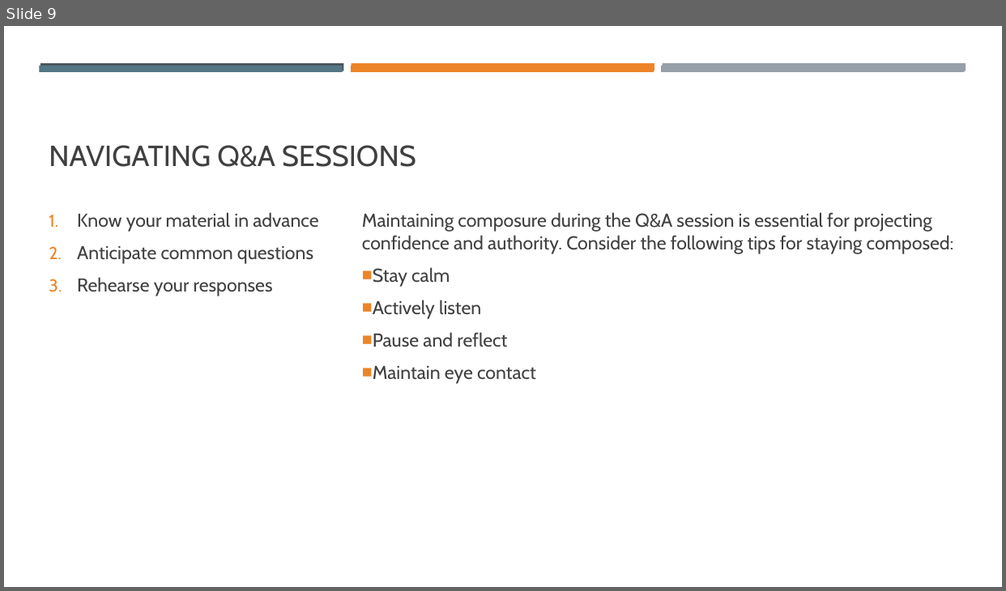
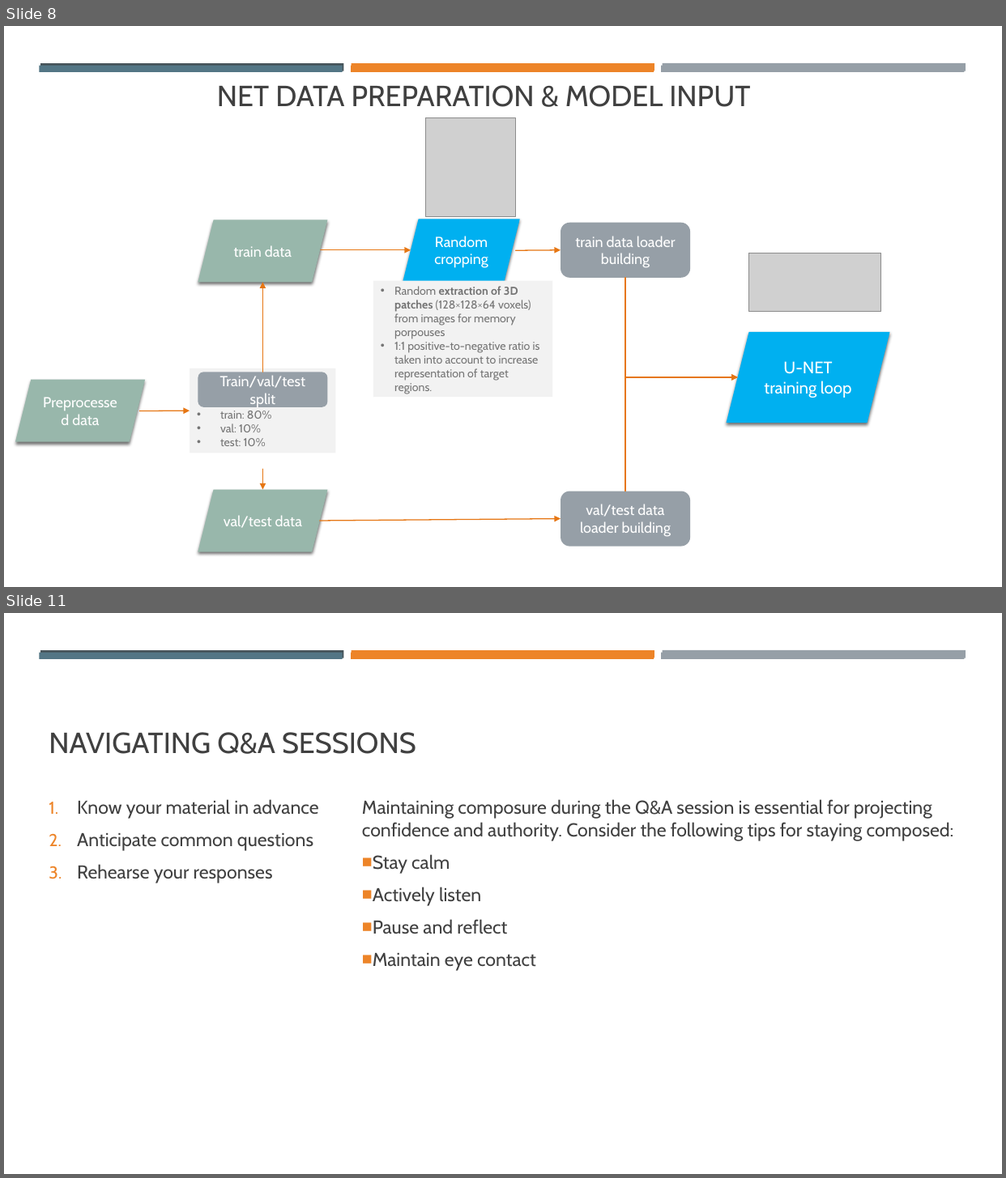
Before and after one commit to mkdib1/med_lab, a slide deck: dslab_presentation.pptx. Shown one above the other, each under a label of ours: slide 9 before the commit, slides 8 and 11 after it; the slides between them are not shown. The pictures are 1006x591 and 1006x1178 pixels, drawn with LibreOffice and Linux fonts; fonts in the diff are those of the drawing; grey boxes stand for pictures. Boxes give left, top, right and bottom in pixels: in the first picture for what was removed or moved away, otherwise in the second. Text is boxed around its words. In the diff, an @@ line names an element or a change of style, - is before the commit and + after.

```diff
--- a/dslab_presentation.pptx
+++ b/dslab_presentation.pptx
@@ slide 8 added at <box>4,26,1002,587</box>, background #FFFFFF; not listed: 6 template elements that a slide beside it also shows @@
@@ title added at <box>217,85,750,107</box>, 28 pt, text #404040 @@
+NET DATA PREPARATION & MODEL INPUT
@@ picture added at <box>426,118,516,217</box> @@
@@ parallelogram added at <box>198,220,327,282</box>, fill #98B7AB, 14 pt, text #FFFFFF @@
+train data
@@ parallelogram added at <box>403,219,520,281</box>, fill #00B0F0, 14 pt, text #FFFFFF @@
+Random cropping
@@ rounded rectangle added at <box>561,223,691,278</box>, fill #969FA7, 14 pt, text #FFFFFF @@
+train data loader building
@@ arrow added from (321, 250) to (411, 250), #E67613 1 pt @@
@@ arrow added from (515, 250) to (561, 250), #E67613 1 pt @@
@@ picture added at <box>749,253,880,311</box> @@
@@ arrow added from (263, 372) to (263, 282), #E67613 1 pt @@
@@ rectangle added at <box>373,281,552,397</box>, fill #F2F2F2, 11 pt, text #767676 @@
+• Random extraction of 3D patches (128×128×64 voxels) from images for memory porpouses
+• 1:1 positive-to-negative ratio is taken into account to increase representation of target regions.
@@ elbow arrow added from (625, 278) to (738, 378), #E67613 1 pt @@
@@ parallelogram added at <box>727,332,889,423</box>, fill #00B0F0, 16 pt, text #FFFFFF @@
+U-NET training loop
@@ parallelogram added at <box>15,380,145,442</box>, fill #98B7AB, 14 pt, text #FFFFFF @@
+Preprocessed data
@@ rectangle added at <box>189,369,335,454</box>, fill #F2F2F2, 11 pt, text #767676 @@
+• train: 80%
+• val: 10%
+• test: 10%
@@ rounded rectangle added at <box>198,372,327,407</box>, fill #969FA7, 14 pt, text #FFFFFF @@
+Train/val/test split
@@ elbow arrow added from (625, 492) to (738, 378), #E67613 1 pt @@
@@ arrow added from (139, 412) to (189, 411), #E67613 1 pt @@
@@ arrow added from (263, 469) to (263, 490), #E67613 1 pt @@
@@ parallelogram added at <box>198,490,327,552</box>, fill #98B7AB, 14 pt, text #FFFFFF @@
+val/test data
@@ rounded rectangle added at <box>561,492,691,547</box>, fill #969FA7, 14 pt, text #FFFFFF @@
+val/test data loader building
@@ arrow added from (320, 521) to (561, 519), #E67613 1 pt @@
@@ what was slide 9 is now slide 11 @@
```
Also in this commit, not shown: 5 slides changed, 4 other slides added, 3 slides removed, 4 other files.
